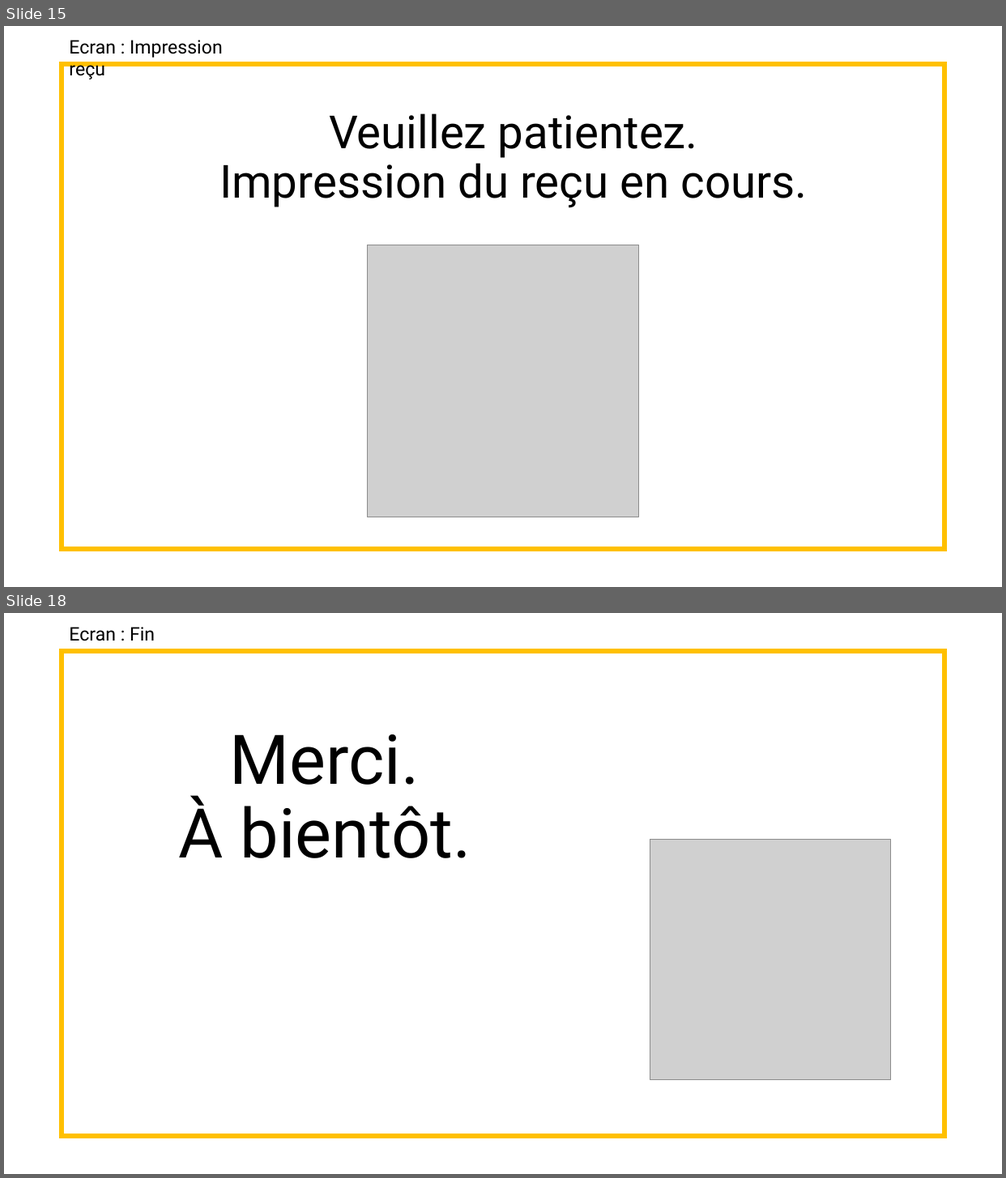
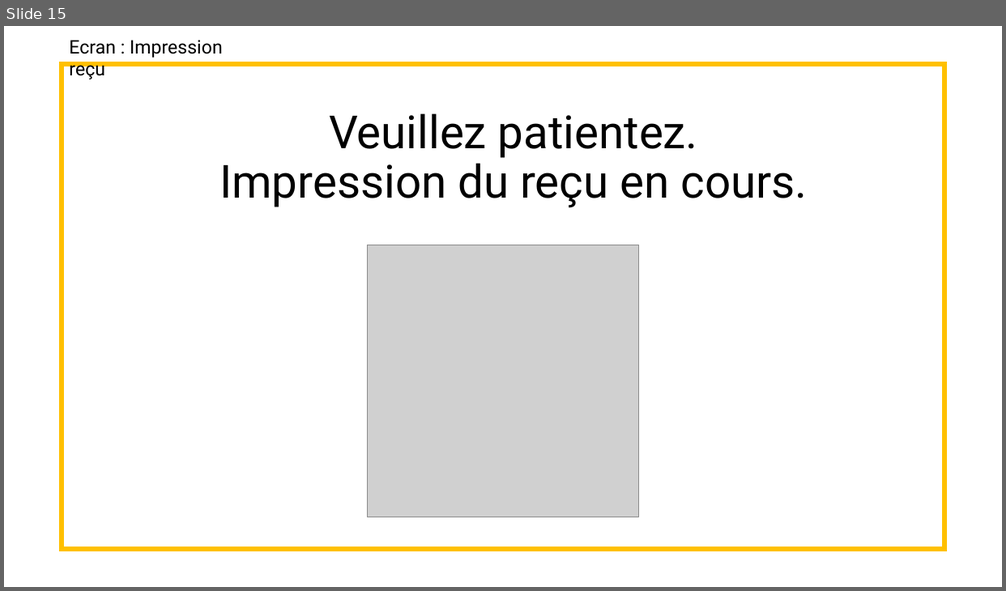
Before and after one commit to Whyuki/CDA_2005, a slide deck: FOAD_Unified_Process/GAB/maquettage et diagramme de navigabilité_GAB_retirer de l'argent dont s'identifier.pptx. Shown one above the other, each under a label of ours: slides 15 and 18 before the commit, slide 15 after it; the slides between them are not shown. The pictures are 1006x1178 and 1006x591 pixels, drawn with LibreOffice and Linux fonts; fonts in the diff are those of the drawing; grey boxes stand for pictures. Boxes give left, top, right and bottom in pixels: in the first picture for what was removed or moved away, otherwise in the second. Text is boxed around its words. In the diff, an @@ line names an element or a change of style, - is before the commit and + after.

```diff
--- a/FOAD_Unified_Process/GAB/maquettage et diagramme de navigabilité_GAB_retirer de l'argent dont s'identifier.pptx
+++ b/FOAD_Unified_Process/GAB/maquettage et diagramme de navigabilité_GAB_retirer de l'argent dont s'identifier.pptx
@@ slide 18 removed at (x1=4, y1=613, x2=1002, y2=1174), background #FFFFFF @@
@@ text removed at (x1=69, y1=627, x2=155, y2=641) @@
-Ecran : Fin
@@ rectangle removed at (x1=62, y1=651, x2=944, y2=1136) @@
@@ title removed at (x1=178, y1=735, x2=471, y2=858) @@
-Merci.
-À bientôt.
@@ picture removed at (x1=650, y1=840, x2=891, y2=1081) @@
```
Also in this commit, not shown: 4 slides changed, 2 other slides removed, 2 other files.
